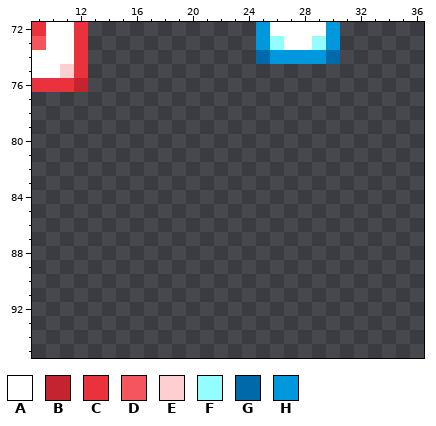
Edited in one commit: pixel-art file (BurningKnight/Content/Animations/projectiles.ase). Above is the file before it was changed.
128x128 pixels, 1 frame. Shown: x 9..36, y 72..95.
Palette (. is transparent): A #ffffff  B #c42430  C #ea323c  D #f5555d  E #ffced0  F #94fdff  G #0069aa  H #0098dc
Pixels before, first column x 9:
72 CAAC............HAAAAH
73 DAAC............HFAAFH
74 AAAC............GHHHHG
75 AAEC..................
76 CCCB..................
New version:
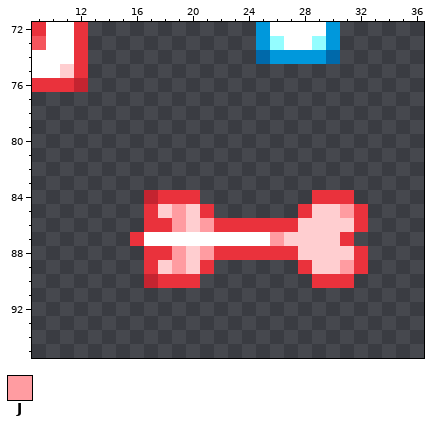
Colours new in this view: J #ff9ca1
The edit:
y 84: x 17..20 .... -> BCCC; x 29..31 ... -> CCC
y 85: x 17..21 ..... -> CEJEC; x 28..32 ..... -> CEEJC
y 86: x 17..32 ................ -> CCJEJCCCCCCEEEEC
y 87: x 16..31 ................ -> CAAAAAAAAAJEEEEC
y 88: x 17..32 ................ -> CCJEJCCCCCCEEEEC
y 89: x 17..21 ..... -> CEJEC; x 28..32 ..... -> CEEJC
y 90: x 17..20 .... -> BCCC; x 29..31 ... -> CCC
Where, in picture pixels (left, top, right, bottom), the same in both pictures:
added: (130, 190, 368, 288)
